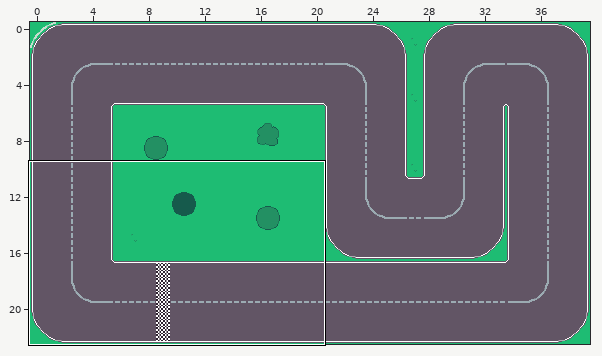
An edit to a level. Tiled map, Assets/Maps/racing.tmx. Above: a wide view before the commit, with the close-up outlined.
Close-up. Before the commit:
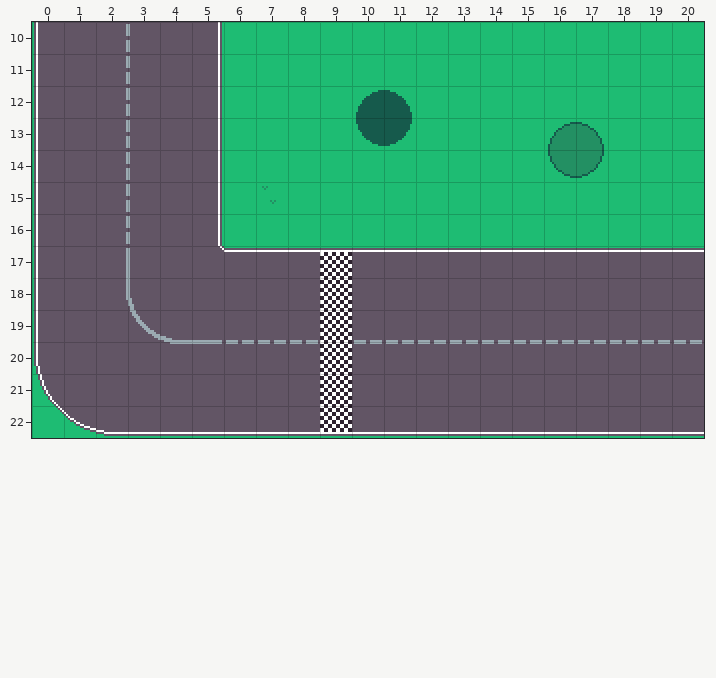
Cells are 16x16 px. Shown: x 0..20, y 10..22. The commit also changed other parts of the map, which this record leaves out. Tiles whose own drawing changed are shown in their newer look in all pictures.
After the commit:
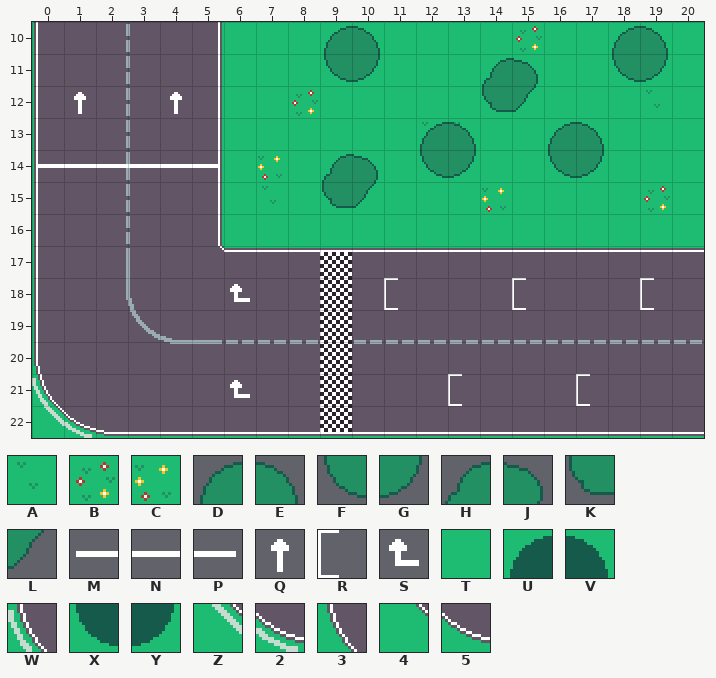
Key: from "TilesetV2": A 0, B 1, C 2, D 4, E 5, F 23, G 24, H 42, J 43, K 61, L 62, M 108, N 109, P 110, Q 126, R 147, S 164, T 238, U 293, V 294, W 304, X 312, Y 313, Z 323, 2 324, 3 437, 4 456, 5 457.
_ is an empty cell.
Tiles replaced or removed in this view: 3, 4, 5, T, U, V, X, Y.
Tiles of an added or newly shown layer are drawn over the layers below it.
Changes in this commit:
Changed rows in their new state; . is an unchanged cell.
Layer "Capa de patrones 1":
first column x 7:
10 ........B....
12 .B.TT.......A
13 ...TTAA......
14 C............
15 .......C....B
first column x 0:
21 W.
22 Z2
Layer "Extras" (added):
first column x 0:
10 .........DE.......DE
11 .........FG...HJ..FG
12 .Q..Q.........KL....
13 ............DE......
14 MNNNNP...HJ.FG......
15 .........KL.........
18 ......S....R...R...R
21 ......S......R...R..
